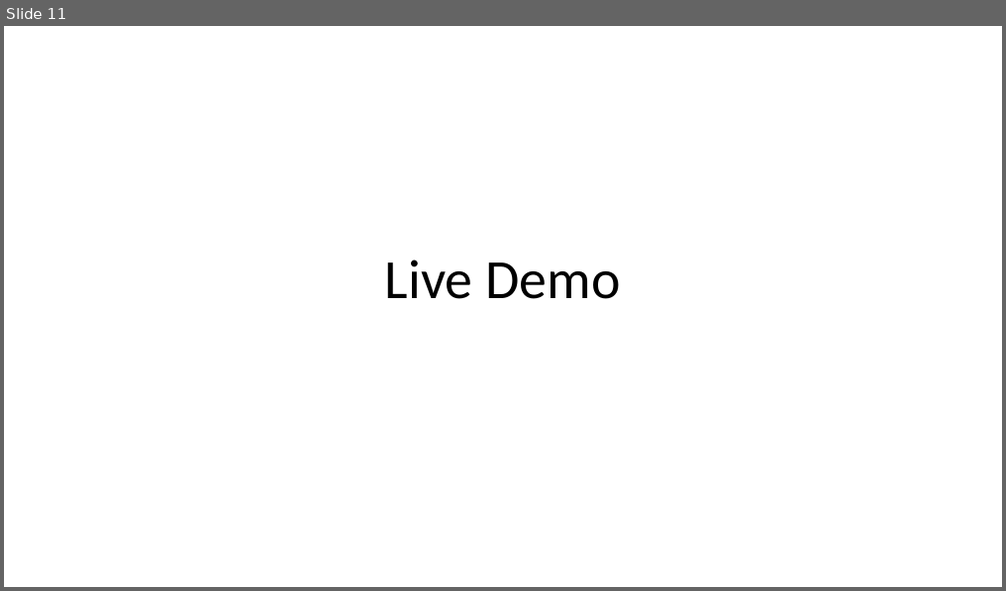
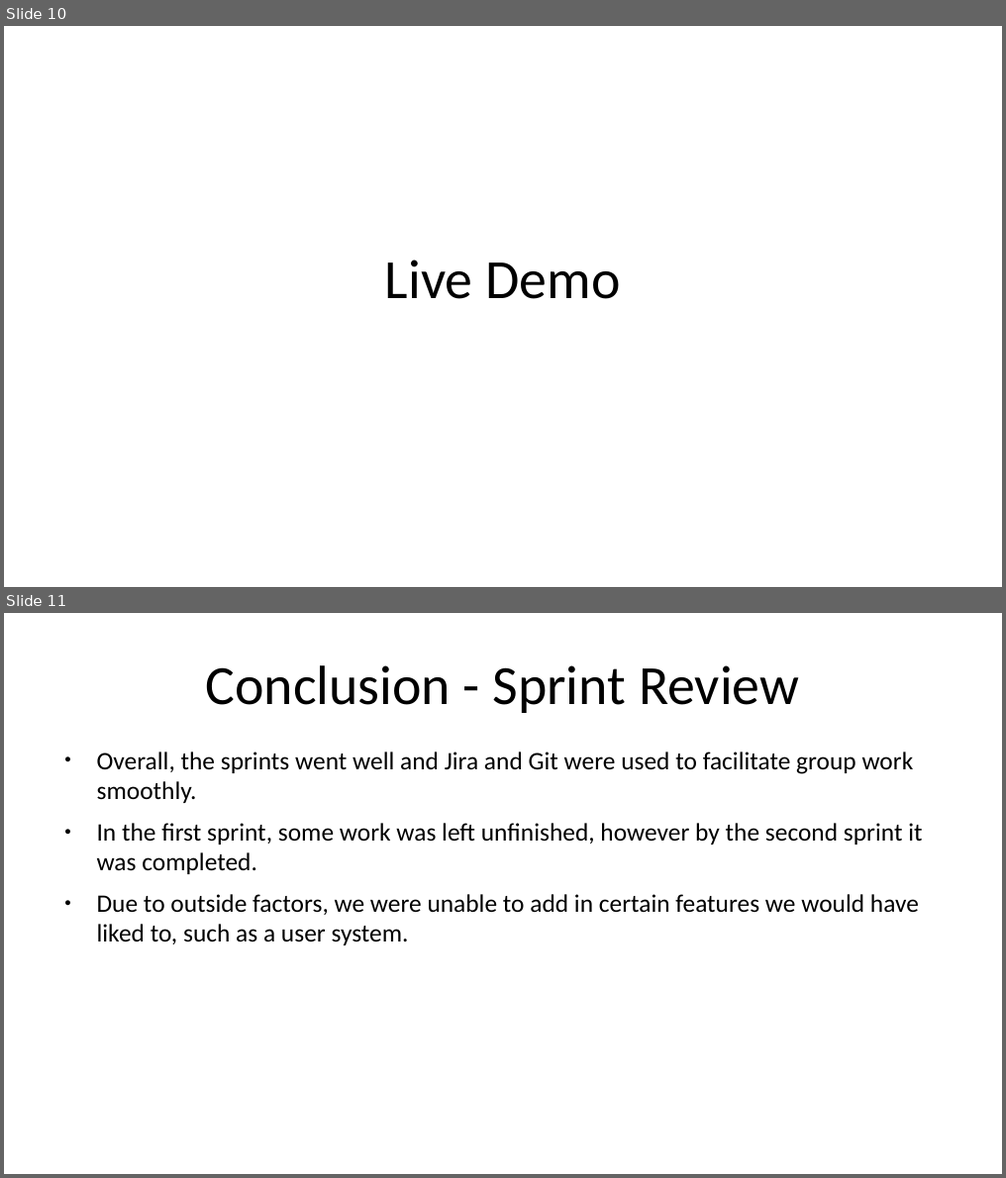
Before and after one commit to Peter-Dagley/Movie-Website, a slide deck: Documentation/Cinema Project Presentation.odp. Shown one above the other, each under a label of ours: slide 11 before the commit, slides 10 and 11 after it. The pictures are 1006x591 and 1006x1178 pixels, drawn with LibreOffice and Linux fonts; fonts in the diff are those of the drawing. Boxes give left, top, right and bottom in pixels: in the first picture for what was removed or moved away, otherwise in the second. Text is boxed around its words. In the diff, an @@ line names an element or a change of style, - is before the commit and + after.

```diff
--- a/Documentation/Cinema Project Presentation.odp
+++ b/Documentation/Cinema Project Presentation.odp
@@ slide 11 added at (x1=4, y1=613, x2=1002, y2=1174), background #FFFFFF @@
@@ title added at (x1=206, y1=665, x2=799, y2=713), 44 pt, text #000000 @@
+Conclusion - Sprint Review
@@ text added at (x1=97, y1=752, x2=922, y2=946), 20 pt, text #000000 @@
+● Overall, the sprints went well and Jira and Git were used to facilitate group work smoothly.
+● In the first sprint, some work was left unfinished, however by the second sprint it was completed.
+● Due to outside factors, we were unable to add in certain features we would have liked to, such as a user system.
@@ what was slide 11 is now slide 10 @@
```
Also in this commit, not shown: 7 slides changed, 4 other slides added, 6 slides removed.
